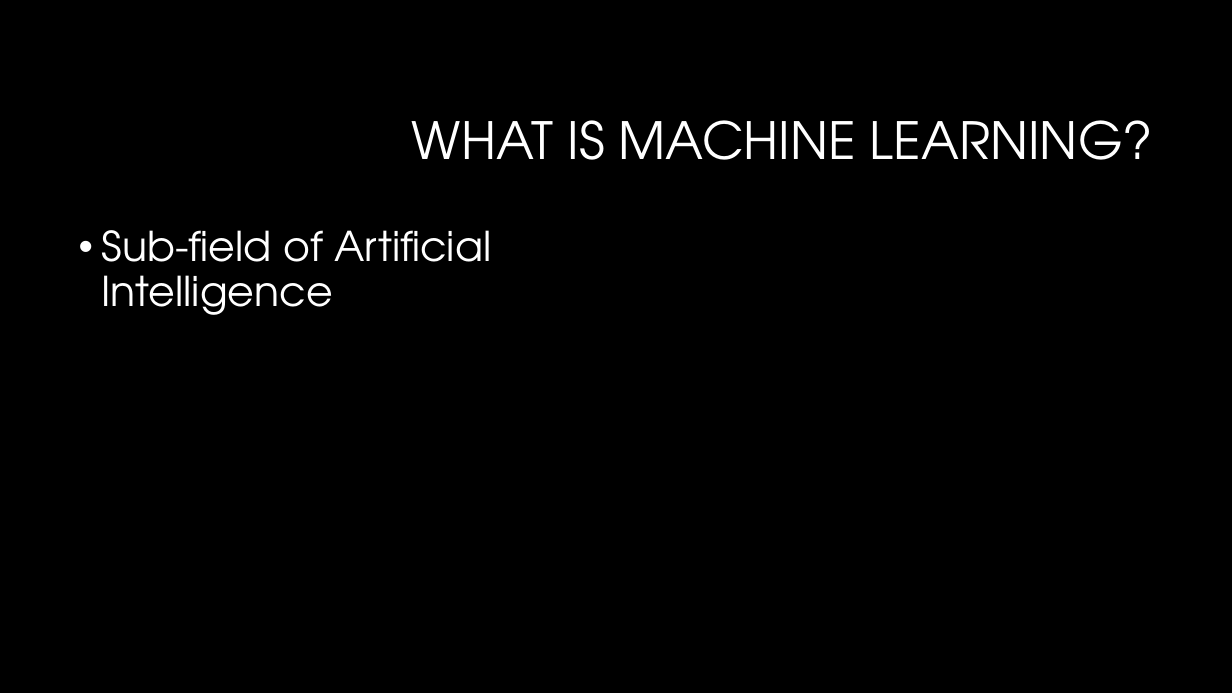
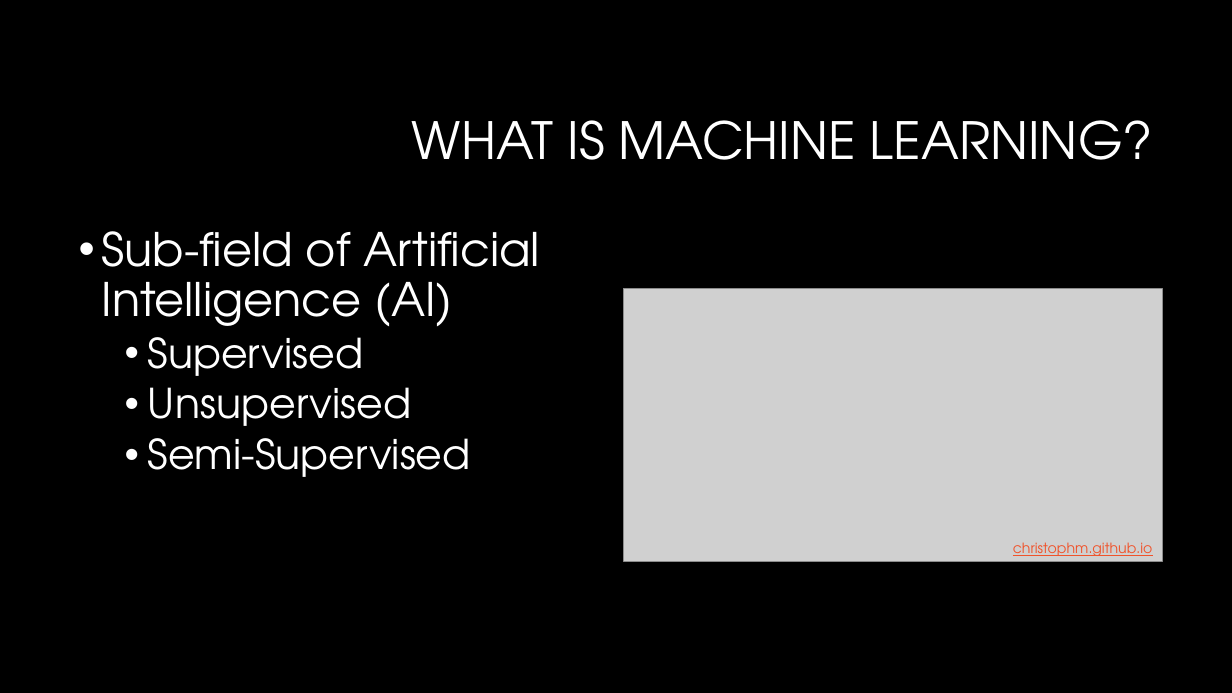
Before and after one commit to newmancodes/why-we-must-ask-why-of-machine-learning, a slide deck: slide 3 of Why We Must Ask Why of Machine Learning.pptx. Drawn at 1232x693 pixels with LibreOffice and Linux fonts; fonts in the diff are those of the drawing; grey boxes stand for pictures; background and template pictures are left out. Boxes give left, top, right and bottom in pixels: in the first picture for what was removed or moved away, otherwise in the second. Text is boxed around its words. In the diff, an @@ line names an element or a change of style, - is before the commit and + after.

Commit message:
WIP

```diff
--- a/Why We Must Ask Why of Machine Learning.pptx
+++ b/Why We Must Ask Why of Machine Learning.pptx
@@ text at (x1=102, y1=231, x2=540, y2=477): text changed; size 32 to 36 pt @@
-• Sub-field of Artificial Intelligence
+• Sub-field of Artificial Intelligence (AI)
+  • Supervised
+  • Unsupervised
+  • Semi-Supervised
@@ picture added at (x1=624, y1=289, x2=1163, y2=562) @@
@@ text added at (x1=1013, y1=542, x2=1153, y2=556), 11 pt, text #F0532B, underline @@
+christophm.github.io
```
Also in this commit, not shown: 2 other slides changed, 2 slides added, 1 slide removed.
